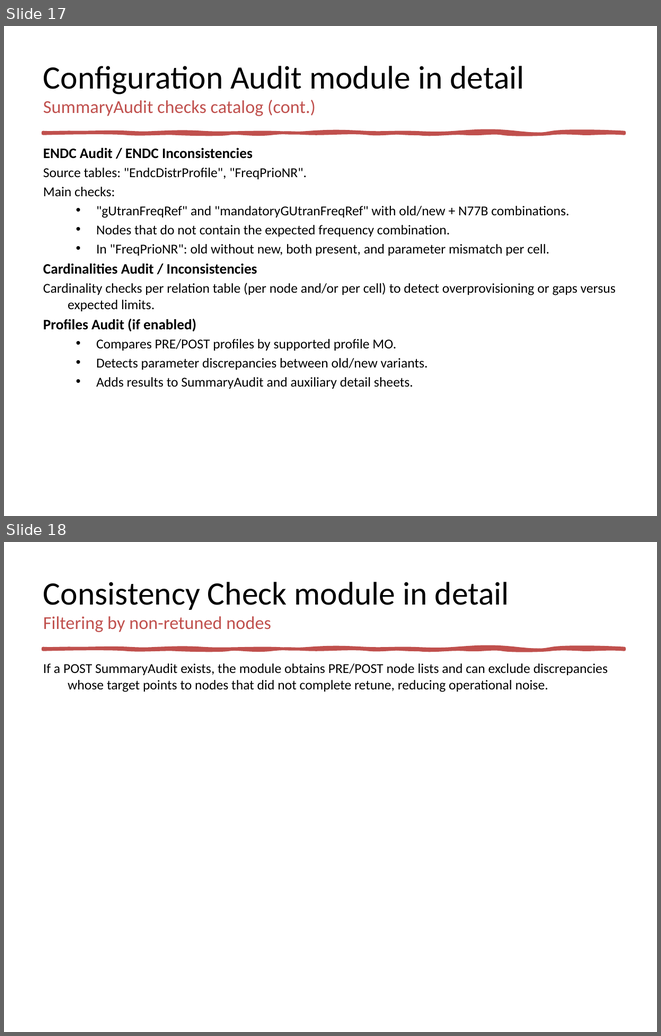
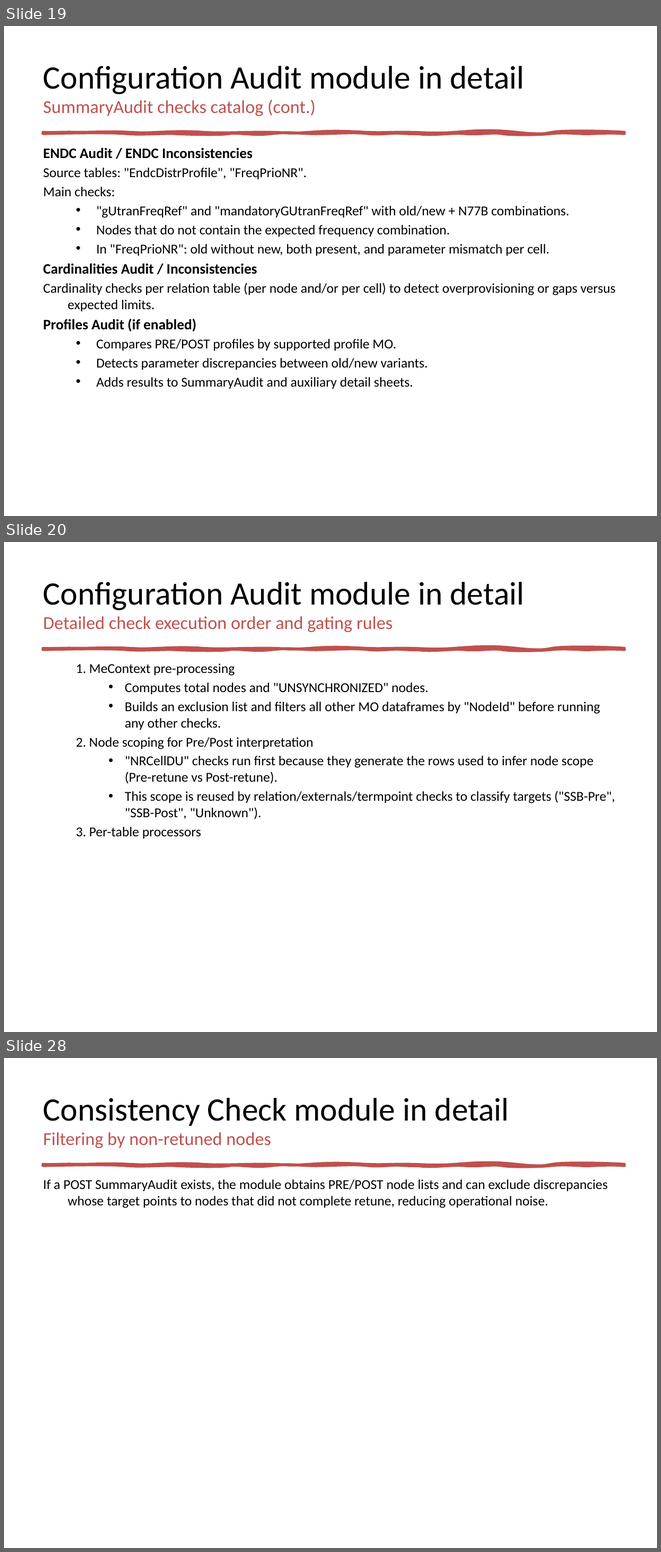
Before and after one commit to jaimetur/SSB_RetuningAutomations, a slide deck: help/User-Guide-SSB-Retuning-Automations-v0.7.3.pptx. Shown one above the other, each under a label of ours: slides 17 and 18 before the commit, slides 19, 20 and 28 after it; the slides between them are not shown. The pictures are 661x1036 and 661x1552 pixels, drawn with LibreOffice and Linux fonts; fonts in the diff are those of the drawing. Boxes give left, top, right and bottom in pixels: in the first picture for what was removed or moved away, otherwise in the second. Text is boxed around its words. In the diff, an @@ line names an element or a change of style, - is before the commit and + after.

```diff
--- a/help/User-Guide-SSB-Retuning-Automations-v0.7.3.pptx
+++ b/help/User-Guide-SSB-Retuning-Automations-v0.7.3.pptx
@@ slide 20 added at [4, 542, 657, 1032], background #FFFFFF; not listed: 1 template element that a slide beside it also shows @@
@@ title added at [43, 582, 524, 632], 20 pt, text #C0504D @@
+Configuration Audit module in detail
+Detailed check execution order and gating rules
@@ text added at [76, 663, 615, 838], 15 pt, text #000000 @@
+  1. MeContext pre-processing
+    • Computes total nodes and "UNSYNCHRONIZED" nodes.
+    • Builds an exclusion list and filters all other MO dataframes by "NodeId" before running any other checks.
+  2. Node scoping for Pre/Post interpretation
+    • "NRCellDU" checks run first because they generate the rows used to infer node scope (Pre-retune vs Post-retune).
+    • This scope is reused by relation/externals/termpoint checks to classify targets ("SSB-Pre", "SSB-Post", "Unknown").
+  3. Per-table processors
@@ what was slide 17 is now slide 19 @@
@@ what was slide 18 is now slide 28 @@
```
Also in this commit, not shown: 1 slide changed, 10 other slides added, 3 other files.
